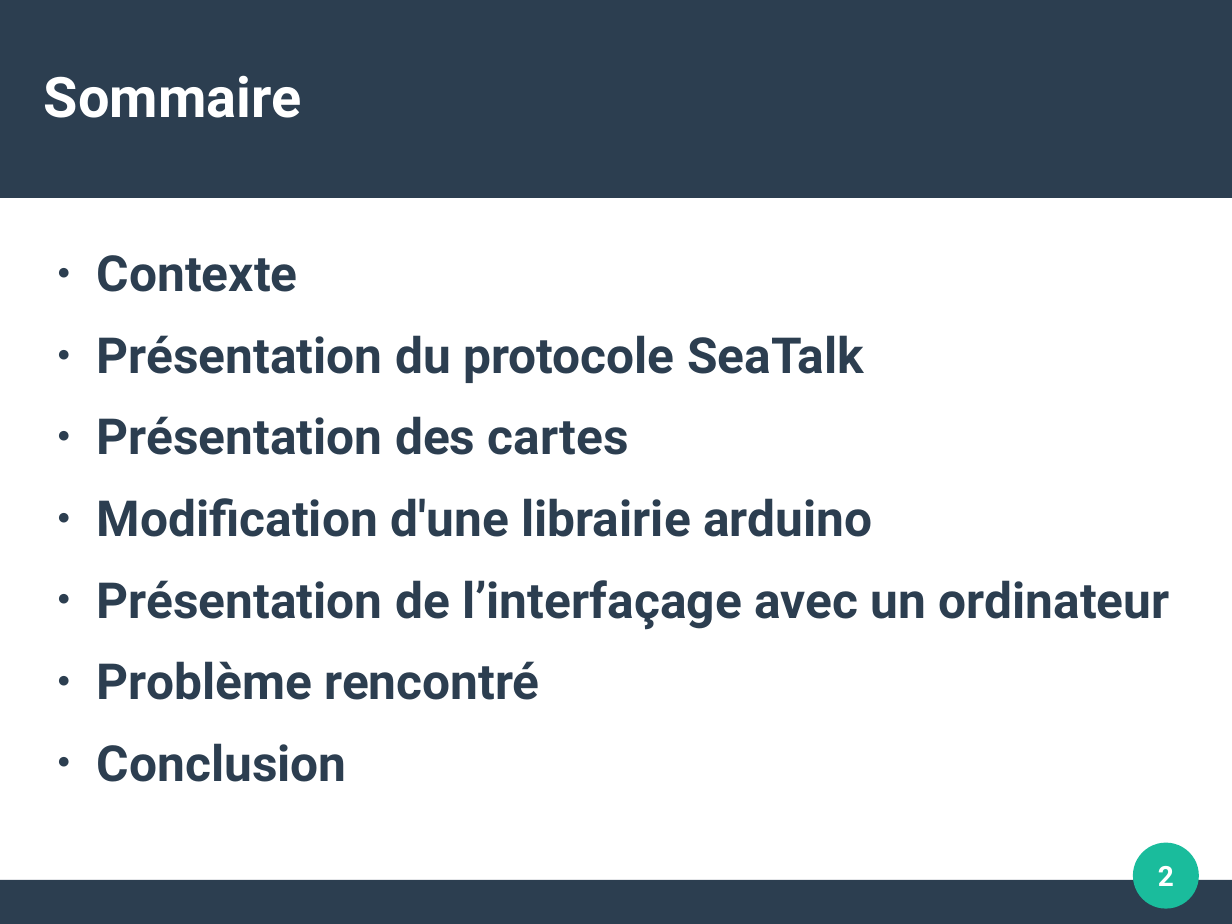
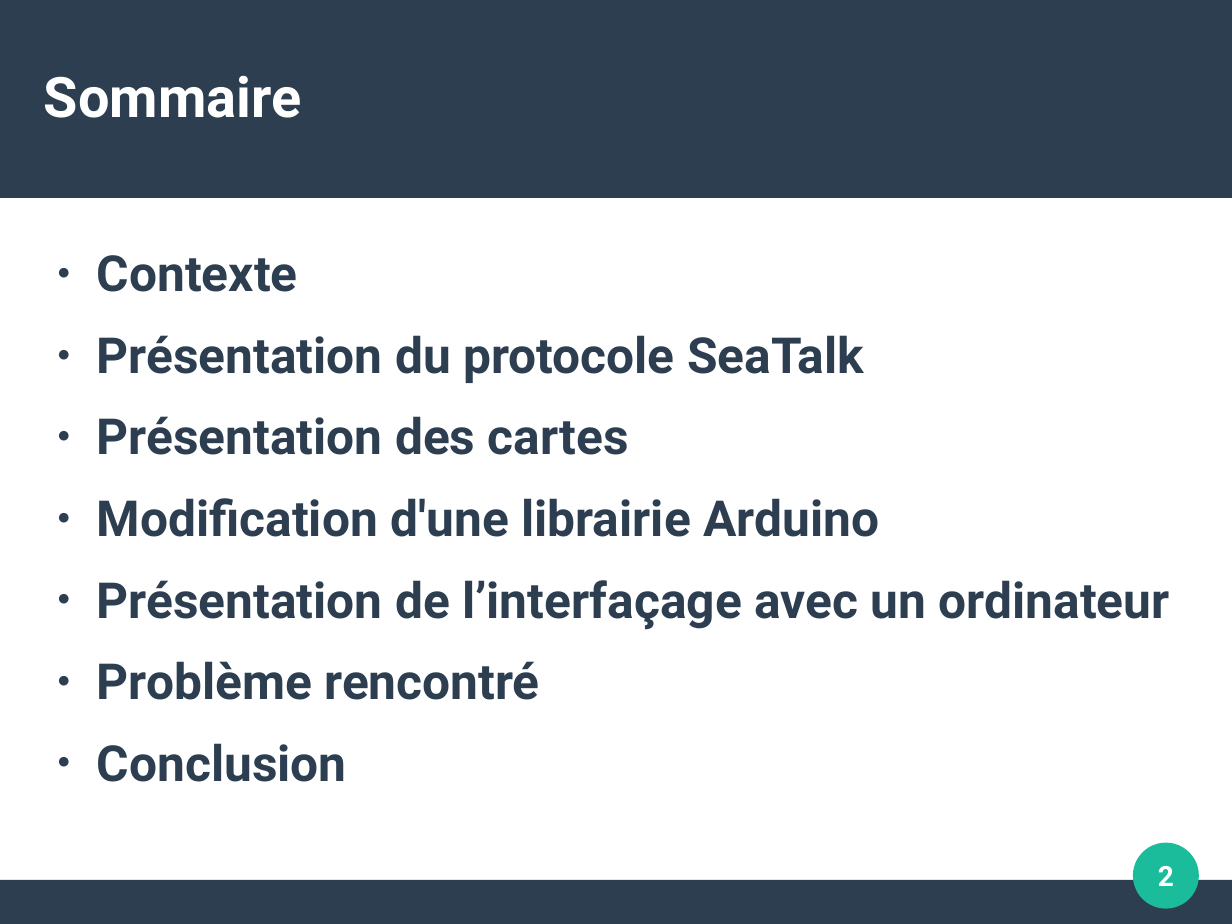
Before and after one commit to surpriserom/Pilotage-automatique-d-un-voilier-via-un-bus-CAN-Arduino, a slide deck: slide 2 of Document/Présentation.odp. Drawn at 1232x924 pixels with LibreOffice and Linux fonts; fonts in the diff are those of the drawing. Boxes give left, top, right and bottom in pixels: in the first picture for what was removed or moved away, otherwise in the second. Text is boxed around its words. In the diff, an @@ line names an element or a change of style, - is before the commit and + after.

Commit message:
modif compas heading working - ajout commentaire javadoc dans le programme java

```diff
--- a/Document/Présentation.odp
+++ b/Document/Présentation.odp
@@ text at [97, 498, 879, 537]: text changed @@
-● Modification d'une librairie arduino
+● Modification d'une librairie Arduino
```
Also in this commit, not shown: 3 other slides changed, 2 slides added, 13 other files.
